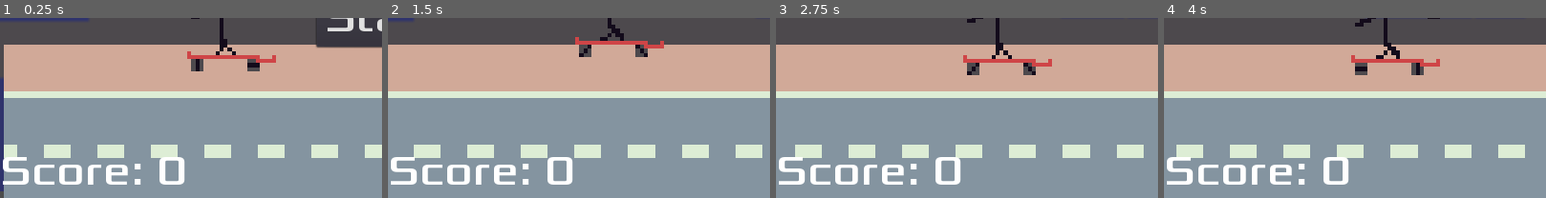
Above: before the commit, frames 1-4 (left to right).
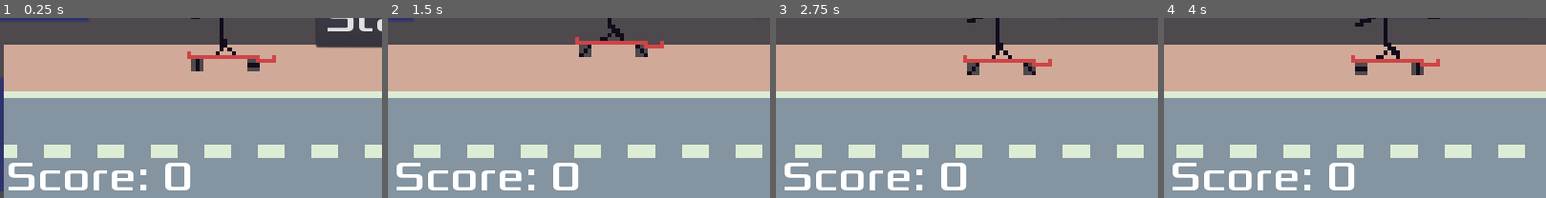
Above: after the commit, the same moments.

Repository: arnauddrain/ugly-skater
Game: Godot game, scene res://scenes/main.tscn
Same seed, same stepped clock (60 frames per second), same inputs: the game is played once before the commit and once after it.
Inputs (mouse positions are % of the whole screen's width and height, from its top left):
- Up to frame 1 (0.25 s): no input
- Up to frame 2 (1.5 s): click "Start" at 0.5 s; move the mouse to (72, 45) at 1.27 s; click (72, 45) at 1.42 s
- Up to frame 3 (2.75 s): move the mouse to (30, 55) at 2.02 s; click (30, 55) at 2.17 s
- Up to frame 4 (4 s): move the mouse to (60, 28) at 2.77 s; click (60, 28) at 2.92 s; move the mouse to (45, 70) at 3.52 s; click (45, 70) at 3.67 s
The pictures show only the part of the screen within x 0-50%, y 50-100%; the shares and areas given below are measured in that part.

The runs differ from the first frame. In frame 1, 4.7% of the frame differs, in the area x 0-50%, y 77-96%; in frame 2, 4.7%; in frame 3, 4.7%; in frame 4, 4.7%.

Commit message:
handle icons

Diff:
--- a/project.godot
+++ b/project.godot
@@ -28,7 +28,8 @@
 
 config/name="Ugly Skater"
 run/main_scene="res://scenes/main.tscn"
-config/icon="res://icon.png"
+boot_splash/image="res://images/splash.png"
+config/icon="res://images/icon.png"
 
 [display]
 
--- a/scenes/hud.tscn
+++ b/scenes/hud.tscn
@@ -39,8 +39,10 @@
 [node name="ScoreLabel" type="Label" parent="."]
 anchor_top = 1.0
 anchor_bottom = 1.0
-margin_top = -78.0
-margin_right = 279.0
+margin_left = 8.0
+margin_top = -70.0
+margin_right = 287.0
+margin_bottom = 8.0
 text = "Score: 0"
 __meta__ = {
 "_edit_use_anchors_": false
Binary file removed: icon.png
Binary file added: images/icon.png
Not shown, added: images/icon.png.import
Binary file added: images/splash.png
Not shown, changed: images/splash.png.import
